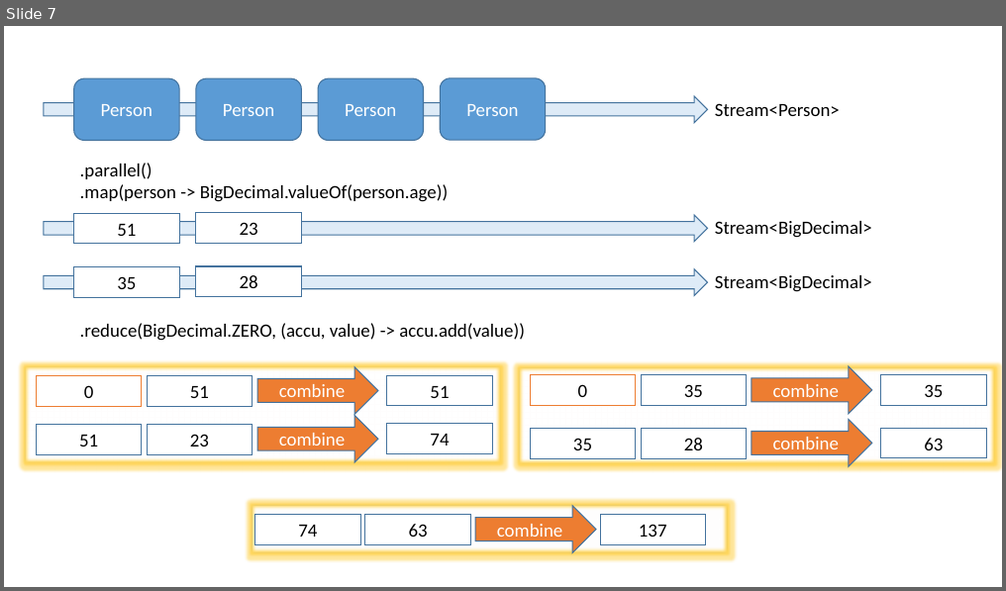
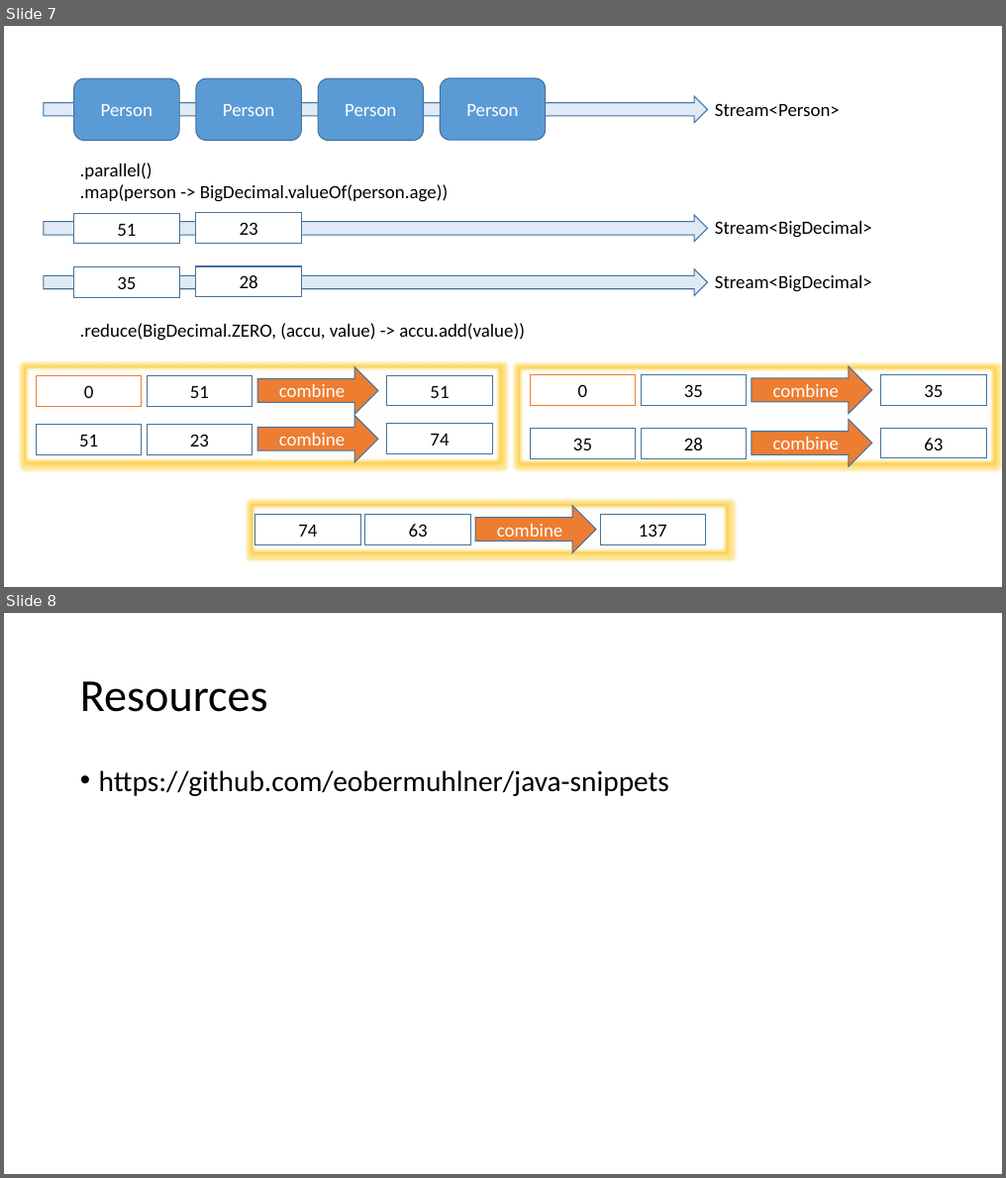
Before and after one commit to eobermuhlner/java-snippets, a slide deck: HelloJava/docs/Java 8 Streams.pptx. Shown one above the other, each under a label of ours: slide 7 before the commit, slides 7 and 8 after it. The pictures are 1006x591 and 1006x1178 pixels, drawn with LibreOffice and Linux fonts; fonts in the diff are those of the drawing. Boxes give left, top, right and bottom in pixels: in the first picture for what was removed or moved away, otherwise in the second. Text is boxed around its words. In the diff, an @@ line names an element or a change of style, - is before the commit and + after.

Commit message:
Add powerpoint presentation with graphics explaining streams

```diff
--- a/HelloJava/docs/Java 8 Streams.pptx
+++ b/HelloJava/docs/Java 8 Streams.pptx
@@ slide 8 added at [4,613,1002,1174], background #FFFFFF @@
@@ title added at [80,681,268,712], 44 pt, text #000000 @@
+Resources
@@ text added at [99,770,669,796], 28 pt, text #000000 @@
+• https://github.com/eobermuhlner/java-snippets
```
